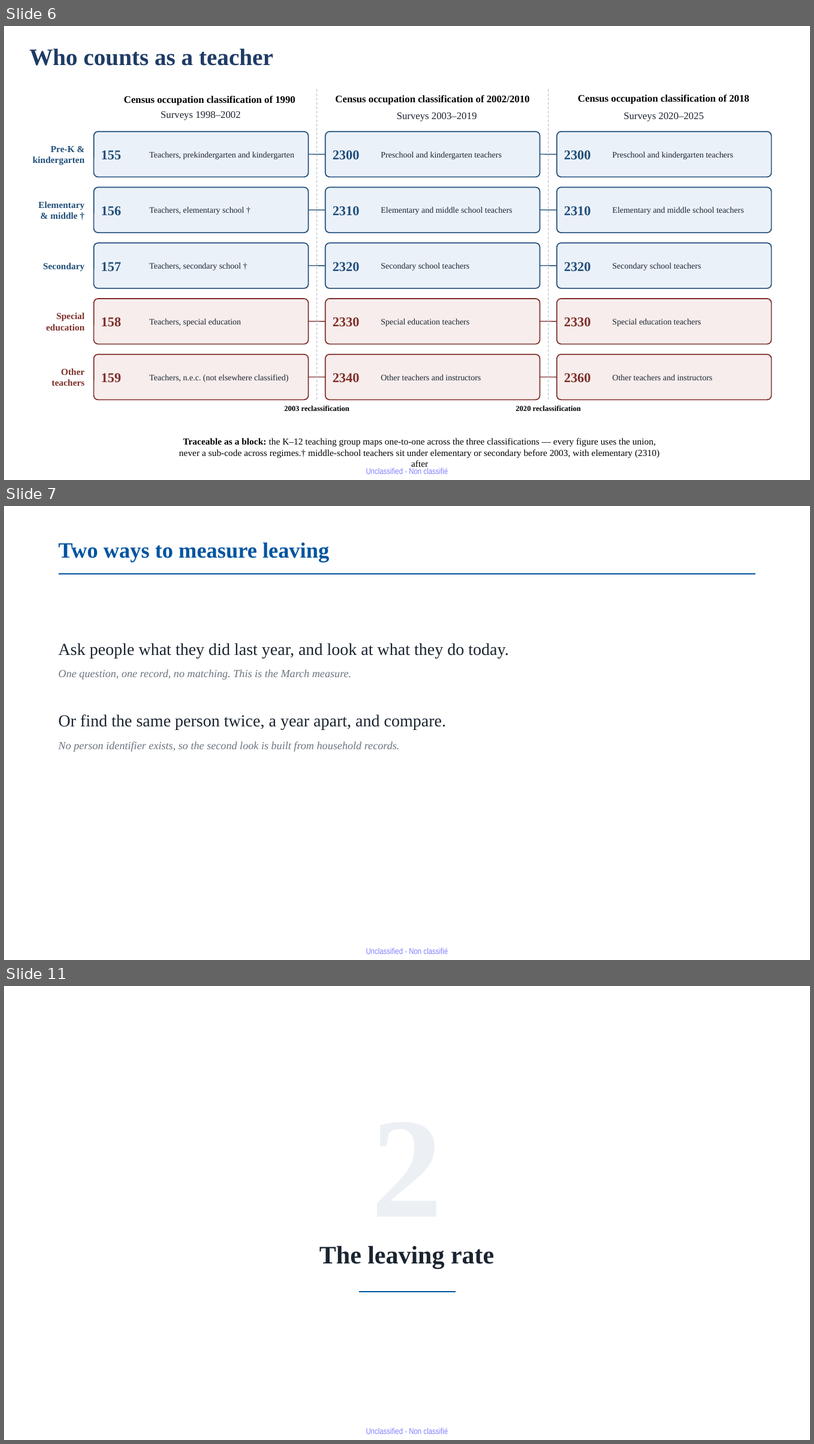
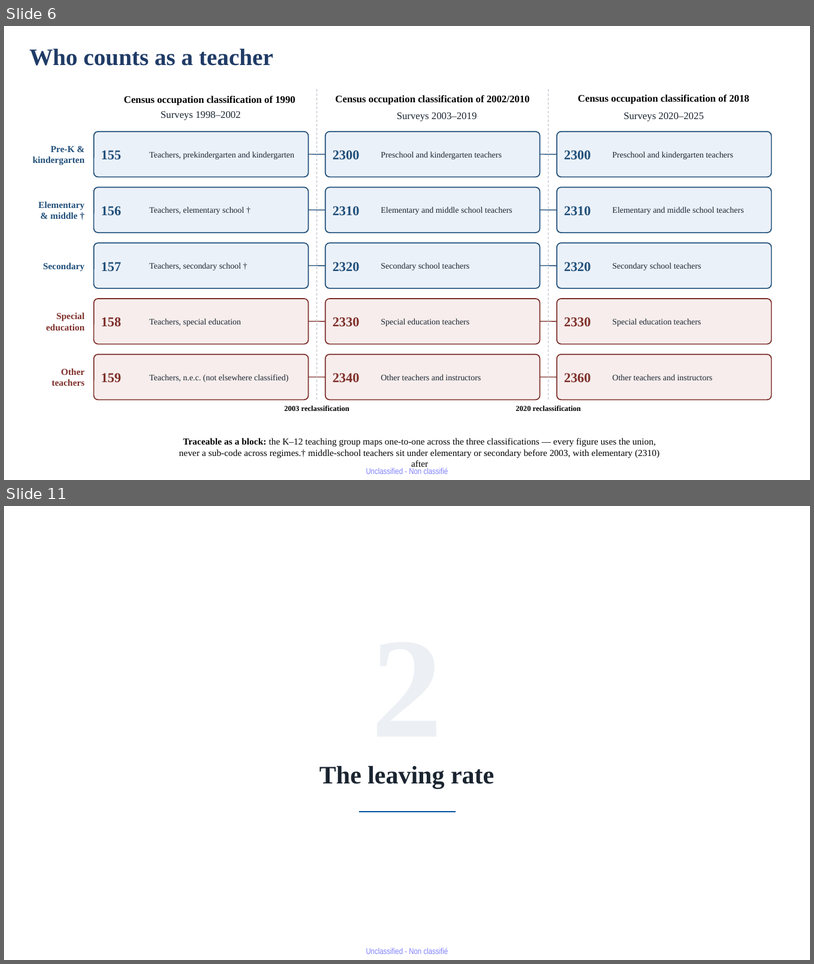
Before and after one commit to jedr1-ship-it/Alternative-Pathways----Quant, a slide deck: report/Proyect_US_v4.pptx. Shown one above the other, each under a label of ours: slides 6, 7 and 11 before the commit, slides 6 and 11 after it; the slides between them are not shown. The pictures are 814x1444 and 814x964 pixels, drawn with LibreOffice and Linux fonts; fonts in the diff are those of the drawing. Boxes give left, top, right and bottom in pixels: in the first picture for what was removed or moved away, otherwise in the second. Text is boxed around its words. In the diff, an @@ line names an element or a change of style, - is before the commit and + after.

```diff
--- a/report/Proyect_US_v4.pptx
+++ b/report/Proyect_US_v4.pptx
@@ slide 7 removed at bbox=[4, 506, 810, 960], background #FFFFFF; not listed: 1 template element that a slide beside it also shows @@
@@ text removed at bbox=[59, 542, 329, 562] @@
-Two ways to measure leaving
@@ line removed from (59, 574) to (756, 574) @@
@@ text removed at bbox=[59, 643, 509, 751] @@
-Ask people what they did last year, and look at what they do today.
-One question, one record, no matching. This is the March measure.
-Or find the same person twice, a year apart, and compare.
-No person identifier exists, so the second look is built from household records.
```
Also in this commit, not shown: 4 slides changed, 1 slide added, 3 other files.
